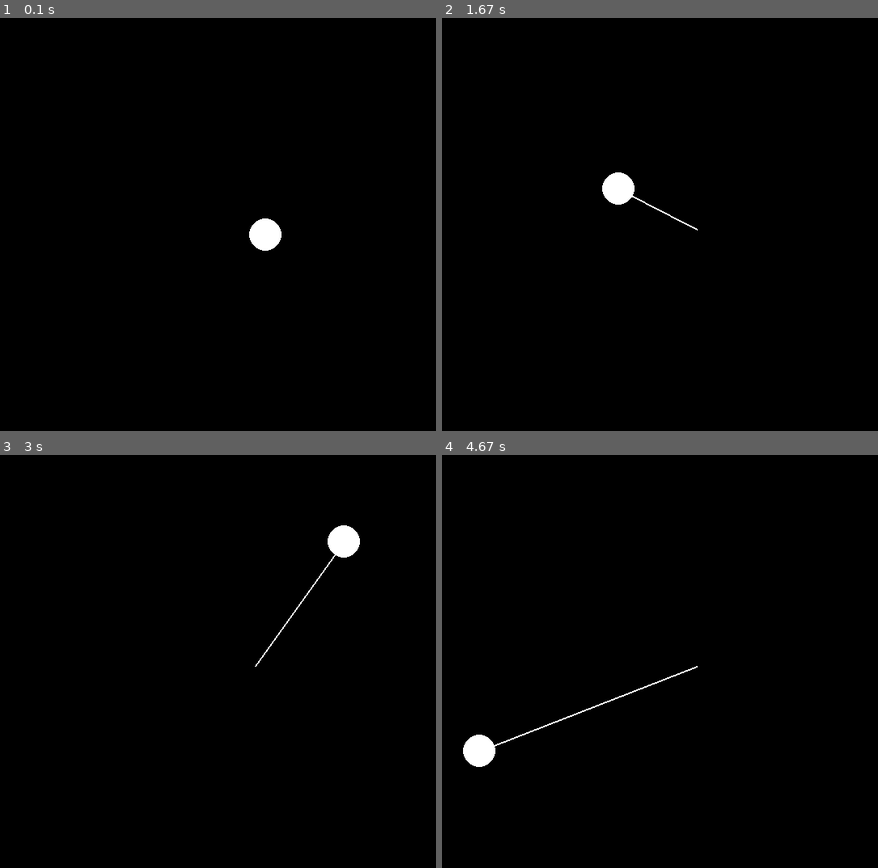
Above: before the commit, frames 1-4 (two rows, left to right).
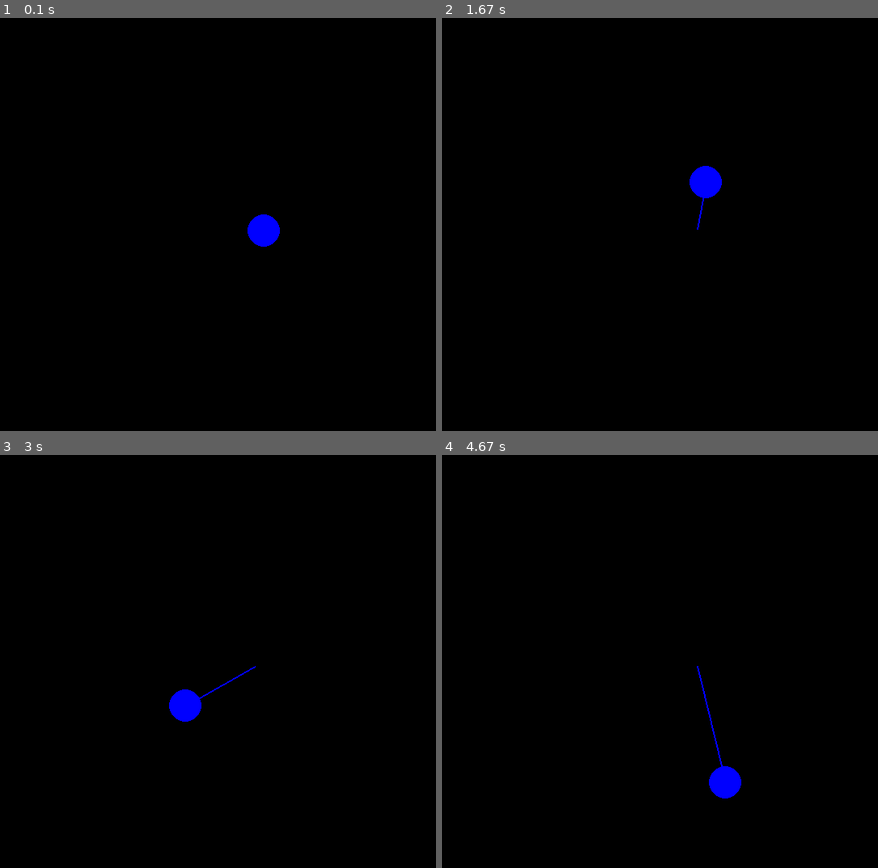
Above: after the commit, the same moments.

Repository: akireev13/mypygame
Game: pygame game, started from dz1.py
The game is run twice, just before and just after one commit, with the same random seed, the same clock (stepped at 60 frames per second) and the same inputs.
Inputs:
- Up to frame 1 (0.1 s): no input
- Up to frame 2 (1.67 s): no input
- Up to frame 3 (3 s): no input
- Up to frame 4 (4.67 s): no input

The runs differ from the first frame. In frame 1, 0.5% of the frame differs, in the area x 56-65%, y 47-57%; in frame 2, 1.0%; in frame 3, 1.0%; in frame 4, 1.2%, in the area x 4-69%, y 51-84%.

Commit message:
better-version

Diff:
--- a/dz1.py
+++ b/dz1.py
@@ -9,6 +9,7 @@
 
 black = (0, 0, 0)
 white = (255, 255, 255)
+blue = (0, 0, 255)
 
 screen = pygame.display.set_mode((screen_width, screen_height))
 pygame.display.set_caption('ball')
@@ -38,10 +39,10 @@
 
     screen.fill(black)
 
-    pygame.draw.line(screen, white, (screen_width // 2, screen_height // 2), (int(x), int(y)), 2)
+    pygame.draw.line(screen, blue, (screen_width // 2, screen_height // 2), (int(x), int(y)), 2)
 
-    pygame.draw.circle(screen, white, (int(x), int(y)), 20)
+    pygame.draw.circle(screen, blue, (int(x), int(y)), 20)
 
     pygame.display.flip()
 
-    pygame.time.Clock().tick(60)
+    pygame.time.Clock().tick(30)
